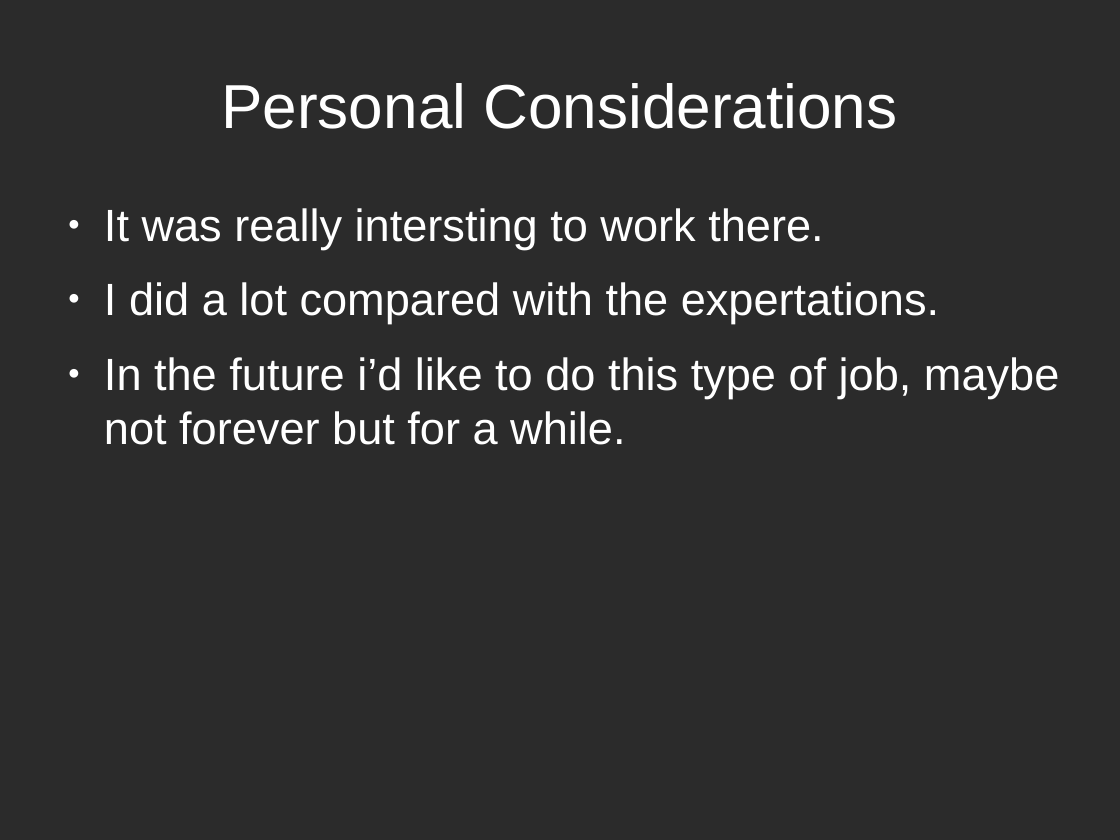
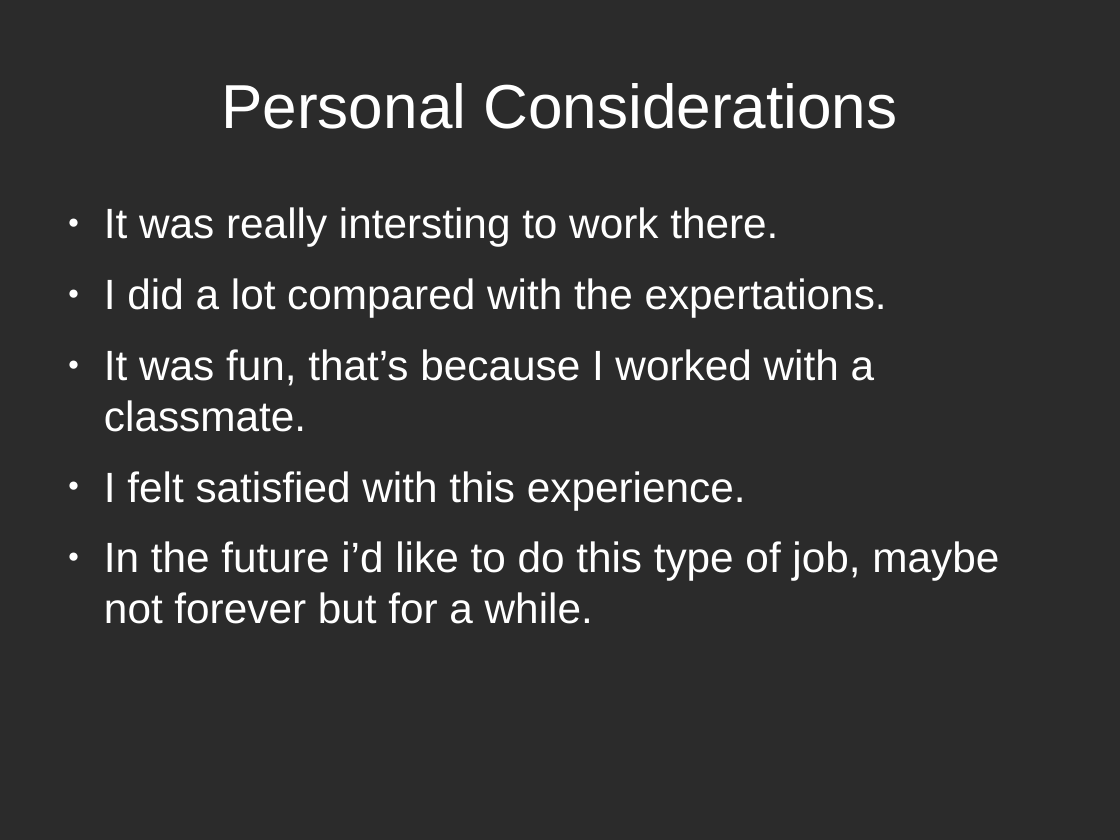
Before and after one commit to Brombe74/Repo, a slide deck: slide 5 of ASL.odp (slide 4 before the commit). Drawn at 1120x840 pixels with LibreOffice and Linux fonts; fonts in the diff are those of the drawing; background and template pictures are left out; a plain dark background stands for a picture behind light text. Boxes give left, top, right and bottom in pixels: in the first picture for what was removed or moved away, otherwise in the second. Text is boxed around its words. In the diff, an @@ line names an element or a change of style, - is before the commit and + after.

```diff
--- a/ASL.odp
+++ b/ASL.odp
@@ text at box(104, 207, 999, 624): size 32 to 30 pt in "It was really intersting to work there.", "I did a lot compared with the ...", "In the future i’d like to do ..." @@
@@ text at box(104, 349, 875, 510): paragraphs added @@
+● It was fun, that’s because I worked with a classmate.
+● I felt satisfied with this experience.
```
Also in this commit, not shown: 2 other slides changed, 1 slide added, 1 other file.
